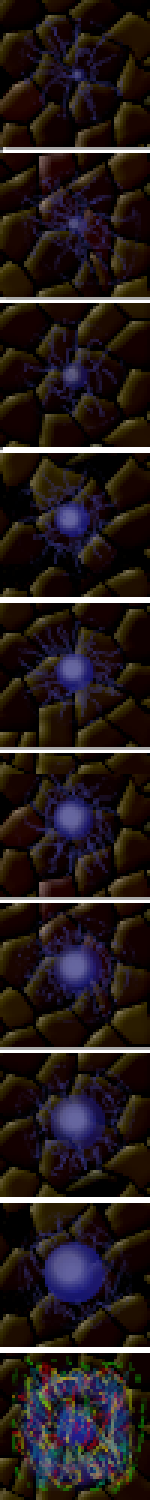
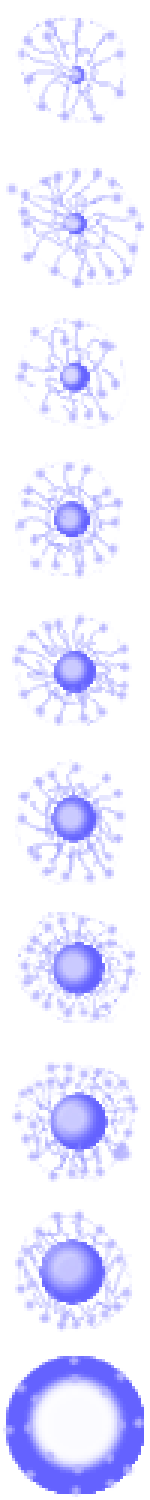
Before/after of a 150 × 1500 layered artwork. What changed in the layer stack:
removed layer "Слой #1" over [9, 15, 147, 1494]
removed layer "Фон" over [9, 66, 141, 1497]
painted on "Слой" over [0, 15, 150, 1500]
hid "Слой #2", painted on it over [0, 0, 150, 1500]
